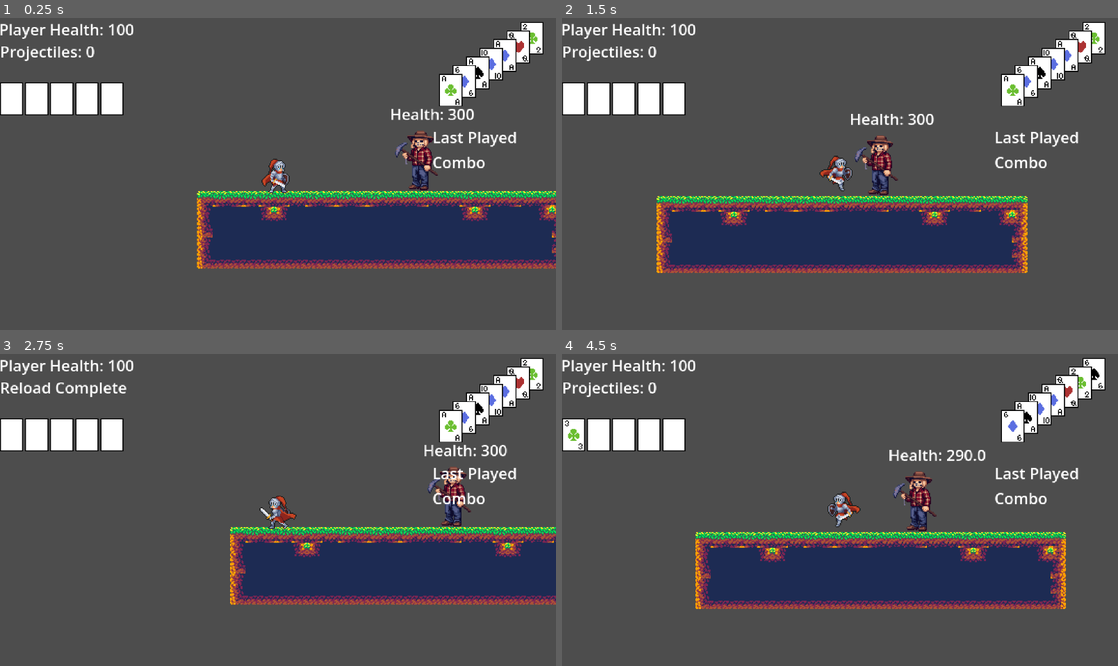
Above: before the commit, frames 1-4 (two rows, left to right).
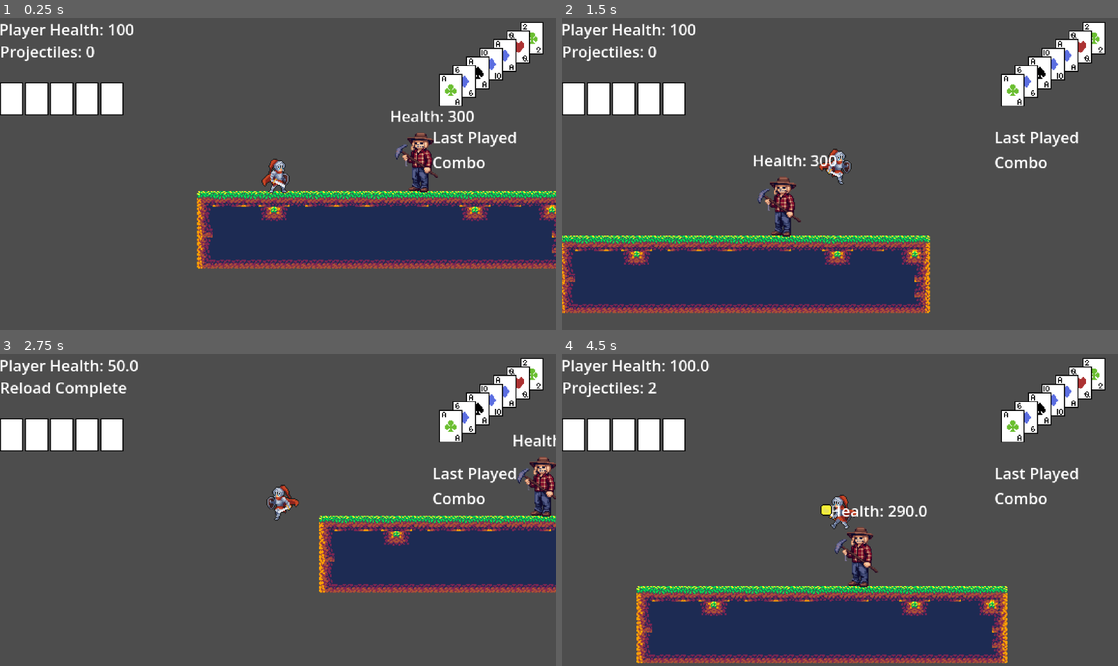
Above: after the commit, the same moments.

Repository: kli007/Bluff-All-In
Game: Godot game, scene res://main.tscn
Two runs of this game, one before a commit and one after it. Both use one fixed random seed, a clock stepped at 60 frames per second and the inputs below.
Inputs:
- Up to frame 1 (0.25 s): no input
- Up to frame 2 (1.5 s): tap Enter (Showdown) at 0.5 s; hold . (Trick) 0.53-1.28 s; hold D (Move_Right) from 0.53 s (still down); tap Caps Lock (Dash) at 0.6 s; tap Space (Move_Jump) at 0.77 s; tap . (Trick) at 1.35 s
- Up to frame 3 (2.75 s): tap Space (Move_Jump) at 1.52 s; tap Caps Lock (Dash) at 1.55 s; release D (Move_Right) at 2.03 s; hold A (Move_Left) from 2.03 s (still down); hold . (Trick) from 2.03 s (still down); tap , (Attack) at 2.1 s
- Up to frame 4 (4.5 s): release A (Move_Left) at 2.78 s; release . (Trick) at 2.78 s; hold D (Move_Right) 2.78-4.28 s; tap Shift (Burn) at 2.85 s; tap Space (Move_Jump) at 3.02, 3.77 s; tap Caps Lock (Dash) at 3.05, 3.6 s; hold . (Trick) 3.53-4.28 s; hold A (Move_Left) from 4.28 s (still down); tap . (Trick) at 4.35 s

The runs differ from the first frame. In frame 1, 0.8% of the frame differs, in the area x 70-86%, y 28-56%; in frame 2, 27%; in frame 3, 13%; in frame 4, 30%, in the area x 0-98%, y 1-100%.

Commit message:
added knockback and fixes
fixed the flipped attack bug by grouping and flipping the hurtbox. changed direction into vector to fix projectile bug. implemented knockback on enemy

Diff:
--- a/Enemy/enemyTemplate.tscn
+++ b/Enemy/enemyTemplate.tscn
@@ -5,7 +5,7 @@
 [ext_resource type="Texture2D" uid="uid://c21ql7rvqyj60" path="res://Assets/Sprite/Enemy/scary-scarecrow-with-hoe-bba6.png" id="3_4edni"]
 
 [sub_resource type="RectangleShape2D" id="RectangleShape2D_5sqx0"]
-size = Vector2(58, 69)
+size = Vector2(31, 61)
 
 [node name="EnemyTemplate" type="CharacterBody2D" unique_id=688067766]
 script = ExtResource("1_yweyh")
@@ -17,7 +17,7 @@
 texture = ExtResource("3_4edni")
 
 [node name="CollisionShape2D" type="CollisionShape2D" parent="." unique_id=6955810]
-position = Vector2(-1, -2)
+position = Vector2(-0.5, -0.5)
 shape = SubResource("RectangleShape2D_5sqx0")
 
 [node name="HealthControl" type="Control" parent="." unique_id=1438825831]
@@ -33,3 +33,9 @@
 offset_right = 29.0
 offset_bottom = -37.0
 horizontal_alignment = 1
+
+[node name="KnockbackTimer" type="Timer" parent="." unique_id=27881761]
+wait_time = 0.2
+one_shot = true
+
+[connection signal="timeout" from="KnockbackTimer" to="." method="_on_knockback_timer_timeout"]
--- a/Enemy/enemy_template.gd
+++ b/Enemy/enemy_template.gd
@@ -5,12 +5,42 @@
 
 @onready var hLabel = $HealthControl/HealthLabel
 @onready var health = $HealthManager
+@onready var knockTimer = $KnockbackTimer
+
+var isKnockback: bool = false
+var knockbackVelocity: Vector2
 
 func _ready() -> void:
 	health.health_changed.connect(_on_enemy_health_changed)
 	health.setMaxHealth(MAX_HEALTH)
 	hLabel.text = str("Health: ", MAX_HEALTH)
 
+func _physics_process(delta: float) -> void:
+	if not is_on_floor():
+		velocity += get_gravity() * delta
+	if isKnockback:
+		velocity.x = knockbackVelocity.x
+	else:
+		movement()
+
+	move_and_slide()
 
 func _on_enemy_health_changed() -> void:
 	hLabel.text = str("Health: ", health.health)
+
+func takeDamage(damage: float, knockback: float, playerPos: Vector2) -> void:
+	health.changeHealth(-damage)
+	takeKnockback(knockback, playerPos)
+
+func takeKnockback(knockForce: float, playerPos: Vector2) -> void:
+	var knockbackDir = (global_position - playerPos).normalized()
+	knockbackVelocity = knockbackDir * knockForce
+	knockTimer.start()
+	isKnockback = true
+
+func _on_knockback_timer_timeout() -> void:
+	velocity.x = 0
+	isKnockback = false
+
+func movement() -> void:
+	return
--- a/Player/Player.tscn
+++ b/Player/Player.tscn
@@ -6,11 +6,11 @@
 [ext_resource type="Script" uid="uid://ws0antd52kaf" path="res://Cards/deck_manager.gd" id="3_kne1u"]
 [ext_resource type="Script" uid="uid://dos6c6reryimp" path="res://Player/projectile_manager.gd" id="4_8g4oa"]
 
+[sub_resource type="RectangleShape2D" id="RectangleShape2D_5sqx0"]
+size = Vector2(20, 22.666668)
+
 [sub_resource type="RectangleShape2D" id="RectangleShape2D_ptm0p"]
 size = Vector2(20, 29)
-
-[sub_resource type="RectangleShape2D" id="RectangleShape2D_5sqx0"]
-size = Vector2(20, 22.666668)
 
 [sub_resource type="Animation" id="Animation_dtqjt"]
 resource_name = "Attack_1"
@@ -19,7 +19,7 @@
 tracks/0/type = "value"
 tracks/0/imported = false
 tracks/0/enabled = true
-tracks/0/path = NodePath("PlayerSprite:frame")
+tracks/0/path = NodePath("VisualManager/PlayerSprite:frame")
 tracks/0/interp = 1
 tracks/0/loop_wrap = true
 tracks/0/keys = {
@@ -31,7 +31,7 @@
 tracks/1/type = "value"
 tracks/1/imported = false
 tracks/1/enabled = true
-tracks/1/path = NodePath("Hurtbox/DamageCollision:disabled")
+tracks/1/path = NodePath("VisualManager/Hurtbox/DamageCollision:disabled")
 tracks/1/interp = 1
 tracks/1/loop_wrap = true
 tracks/1/keys = {
@@ -43,7 +43,7 @@
 tracks/2/type = "value"
 tracks/2/imported = false
 tracks/2/enabled = true
-tracks/2/path = NodePath("Hurtbox/DamageCollision:position")
+tracks/2/path = NodePath("VisualManager/Hurtbox/DamageCollision:position")
 tracks/2/interp = 1
 tracks/2/loop_wrap = true
 tracks/2/keys = {
@@ -55,7 +55,7 @@
 tracks/3/type = "value"
 tracks/3/imported = false
 tracks/3/enabled = true
-tracks/3/path = NodePath("Hurtbox/DamageCollision:scale")
+tracks/3/path = NodePath("VisualManager/Hurtbox/DamageCollision:scale")
 tracks/3/interp = 1
 tracks/3/loop_wrap = true
 tracks/3/keys = {
@@ -71,7 +71,7 @@
 tracks/0/type = "value"
 tracks/0/imported = false
 tracks/0/enabled = true
-tracks/0/path = NodePath("PlayerSprite:frame")
+tracks/0/path = NodePath("VisualManager/PlayerSprite:frame")
 tracks/0/interp = 1
 tracks/0/loop_wrap = true
 tracks/0/keys = {
@@ -87,7 +87,7 @@
 tracks/0/type = "value"
 tracks/0/imported = false
 tracks/0/enabled = true
-tracks/0/path = NodePath("PlayerSprite:frame")
+tracks/0/path = NodePath("VisualManager/PlayerSprite:frame")
 tracks/0/interp = 1
 tracks/0/loop_wrap = true
 tracks/0/keys = {
@@ -103,7 +103,7 @@
 tracks/0/type = "value"
 tracks/0/imported = false
 tracks/0/enabled = true
-tracks/0/path = NodePath("PlayerSprite:frame")
+tracks/0/path = NodePath("VisualManager/PlayerSprite:frame")
 tracks/0/interp = 1
 tracks/0/loop_wrap = true
 tracks/0/keys = {
@@ -119,7 +119,7 @@
 tracks/0/type = "value"
 tracks/0/imported = false
 tracks/0/enabled = true
-tracks/0/path = NodePath("PlayerSprite:frame")
+tracks/0/path = NodePath("VisualManager/PlayerSprite:frame")
 tracks/0/interp = 1
 tracks/0/loop_wrap = true
 tracks/0/keys = {
@@ -134,7 +134,7 @@
 tracks/0/type = "value"
 tracks/0/imported = false
 tracks/0/enabled = true
-tracks/0/path = NodePath("PlayerSprite:frame")
+tracks/0/path = NodePath("VisualManager/PlayerSprite:frame")
 tracks/0/interp = 1
 tracks/0/loop_wrap = true
 tracks/0/keys = {
@@ -146,7 +146,7 @@
 tracks/1/type = "value"
 tracks/1/imported = false
 tracks/1/enabled = true
-tracks/1/path = NodePath("Hurtbox/DamageCollision:disabled")
+tracks/1/path = NodePath("VisualManager/Hurtbox/DamageCollision:disabled")
 tracks/1/interp = 1
 tracks/1/loop_wrap = true
 tracks/1/keys = {
@@ -158,7 +158,7 @@
 tracks/2/type = "value"
 tracks/2/imported = false
 tracks/2/enabled = true
-tracks/2/path = NodePath("Hurtbox/DamageCollision:position")
+tracks/2/path = NodePath("VisualManager/Hurtbox/DamageCollision:position")
 tracks/2/interp = 1
 tracks/2/loop_wrap = true
 tracks/2/keys = {
@@ -170,7 +170,7 @@
 tracks/3/type = "value"
 tracks/3/imported = false
 tracks/3/enabled = true
-tracks/3/path = NodePath("Hurtbox/DamageCollision:scale")
+tracks/3/path = NodePath("VisualManager/Hurtbox/DamageCollision:scale")
 tracks/3/interp = 1
 tracks/3/loop_wrap = true
 tracks/3/keys = {
@@ -202,33 +202,38 @@
 [node name="ProjectileManager" type="Node" parent="." unique_id=1281690732]
 script = ExtResource("4_8g4oa")
 
-[node name="PlayerSprite" type="Sprite2D" parent="." unique_id=2086113604]
+[node name="VisualManager" type="Node2D" parent="." unique_id=1057573079]
+
+[node name="PlayerSprite" type="Sprite2D" parent="VisualManager" unique_id=2086113604]
 texture = ExtResource("2_kpjcp")
 hframes = 12
 vframes = 10
 
-[node name="PlayerCollision" type="CollisionShape2D" parent="." unique_id=448630971]
-position = Vector2(0, 3.5)
-shape = SubResource("RectangleShape2D_ptm0p")
-
-[node name="Hurtbox" type="Area2D" parent="." unique_id=910777301]
-
-[node name="DamageCollision" type="CollisionShape2D" parent="Hurtbox" unique_id=1685693537]
+[node name="Hurtbox" type="Area2D" parent="VisualManager" unique_id=910777301]
+
+[node name="DamageCollision" type="CollisionShape2D" parent="VisualManager/Hurtbox" unique_id=1685693537]
 position = Vector2(0, 4)
 shape = SubResource("RectangleShape2D_5sqx0")
 disabled = true
 debug_color = Color(0.86955327, 0.28923154, 0.5197506, 0.41960785)
 
+[node name="PlayerCollision" type="CollisionShape2D" parent="." unique_id=448630971]
+position = Vector2(0, 3.5)
+shape = SubResource("RectangleShape2D_ptm0p")
+
 [node name="AnimationPlayer" type="AnimationPlayer" parent="." unique_id=1926398530]
 libraries/ = SubResource("AnimationLibrary_e80uo")
 
 [node name="AttackTimer" type="Timer" parent="." unique_id=2107694017]
+one_shot = true
 
 [node name="DashTimer" type="Timer" parent="." unique_id=25833316]
 wait_time = 0.2
+one_shot = true
 
 [node name="TrickTimer" type="Timer" parent="." unique_id=1662899448]
-
-[connection signal="body_entered" from="Hurtbox" to="." method="_on_hurtbox_body_entered"]
+one_shot = true
+
+[connection signal="body_entered" from="VisualManager/Hurtbox" to="." method="_on_hurtbox_body_entered"]
 [connection signal="animation_finished" from="AnimationPlayer" to="." method="_on_animation_player_animation_finished"]
 [connection signal="timeout" from="DashTimer" to="." method="_on_dash_timer_timeout"]
--- a/Player/player.gd
+++ b/Player/player.gd
@@ -9,6 +9,7 @@
 @onready var healthNode: Node = $HealthManager
 @onready var dashTime: Node = $DashTimer
 @onready var projNode: Node = $ProjectileManager
+@onready var visNode: Node = $VisualManager
 
 @onready var pendNodes: Array = get_node('%HUD/PendCardsControl/PendCards').get_children()
 @onready var playedNodes: Array = get_node('%HUD/UserUIControl/PlayedCards').get_children()
@@ -16,8 +17,8 @@
 @onready var spawnLocation: Vector2 = global_position
 
 var attack: bool = false
-var direction: float
-var lastDirection: float
+var direction: Vector2
+var lastDirection: Vector2 = Vector2.RIGHT
 var isDashing: bool = false
 var burnActive: bool = false
 
@@ -27,6 +28,7 @@
 const MAX_PEND_CARDS: int = 7
 const HEAL_BURN_MINIMUM: int = 2
 const SWORD_DAMAGE: float = 15.0
+const SMALL_KNOCKBACK: float = 100.0
 
 var currentTrick: Dictionary = {'rank': '3', 'suit': ''}
 
@@ -44,10 +46,10 @@
 	controls(delta)
 
 	if isDashing:
-		velocity.x = lastDirection * DashSpeed
+		velocity.x = lastDirection.x * DashSpeed
 	else:
 		if direction and animNode.name != 'Jump':
-			velocity.x = direction * speed
+			velocity.x = direction.x * speed
 		else:
 			velocity.x = move_toward(velocity.x, 0, speed)
 
@@ -67,10 +69,10 @@
 		animNode.play('Idle')
 
 func flip_sprite() -> void:
-	if direction < 0:
-		$PlayerSprite.flip_h = true
-	if direction > 0:
-		$PlayerSprite.flip_h = false
+	if direction.x < 0:
+		visNode.scale.x = -1
+	if direction.x > 0:
+		visNode.scale.x = 1
 
 func setPendCard() -> void:
 	while CardData.checkSpace(pendNodes) and not deckNode.checkDeck():
@@ -115,12 +117,11 @@
 
 func _on_hurtbox_body_entered(body: Node2D) -> void:
 	if body is CharacterBody2D and body.name != 'Player':
-		body.health.changeHealth(-SWORD_DAMAGE)
-
+		body.takeDamage(SWORD_DAMAGE, SMALL_KNOCKBACK, global_position)
 
 func controls(deltaTime: float) -> void:
 	if not isDashing:
-		direction = Input.get_axis("Move_Left", "Move_Right")
+		direction.x = Input.get_axis("Move_Left", "Move_Right")
 
 	if direction:
 		lastDirection = direction
--- a/Player/projectile.gd
+++ b/Player/projectile.gd
@@ -10,20 +10,19 @@
 
 func _ready() -> void:
 	exceptionArray.append(player)
-	for proj in projNode.get_children():
-		exceptionArray.append(proj)
-
+	'''for proj in projNode.get_children():
+		exceptionArray.append(proj) #may not be necessary? projectiles are all area 2d
+'''
 func _physics_process(delta: float) -> void:
 	position += direction * SPEED * delta
 
-func lock_on_to_player(player_dir: float, playerNode:Node2D, projectileNode:Node):
-	direction = Vector2(cos(deg_to_rad(player_dir)), sin(deg_to_rad(player_dir)))
+func lock_on_to_player(player_dir: Vector2, playerNode:Node2D, projectileNode:Node):
+	direction = player_dir
 	player = playerNode
 	projNode = projectileNode
 
 
 func _on_visible_on_screen_notifier_2d_screen_exited() -> void:
-	#print('removed')
 	queue_free()
 
 
@@ -31,5 +30,5 @@
 	if exceptionArray.has(body):
 		return
 	elif body is CharacterBody2D:
-		body.health.changeHealth(-DAMAGE)
+		body.takeDamage(DAMAGE, 0, Vector2(0,0))
 		queue_free()
--- a/Player/projectile_manager.gd
+++ b/Player/projectile_manager.gd
@@ -8,10 +8,10 @@
 
 var justReloaded: bool = false
 var currentProjTime: float = 0.0
-const MAX_PROJ_COUNT: int = 1  # can be changed later
+const MAX_PROJ_COUNT: int = 4  # can be changed later
 const RELOAD_TIME: float = 1.0
 
-func create_projectile(playerNode, playerDirection: float, playerGP: Vector2) -> void:
+func create_projectile(playerNode: Node, playerDirection: Vector2, playerGP: Vector2) -> void:
 	var Proj = get_parent().get_parent().get_node("ProjectileGroup")
 	var new_projectile = projectile.instantiate()
 	new_projectile.global_position = playerGP
